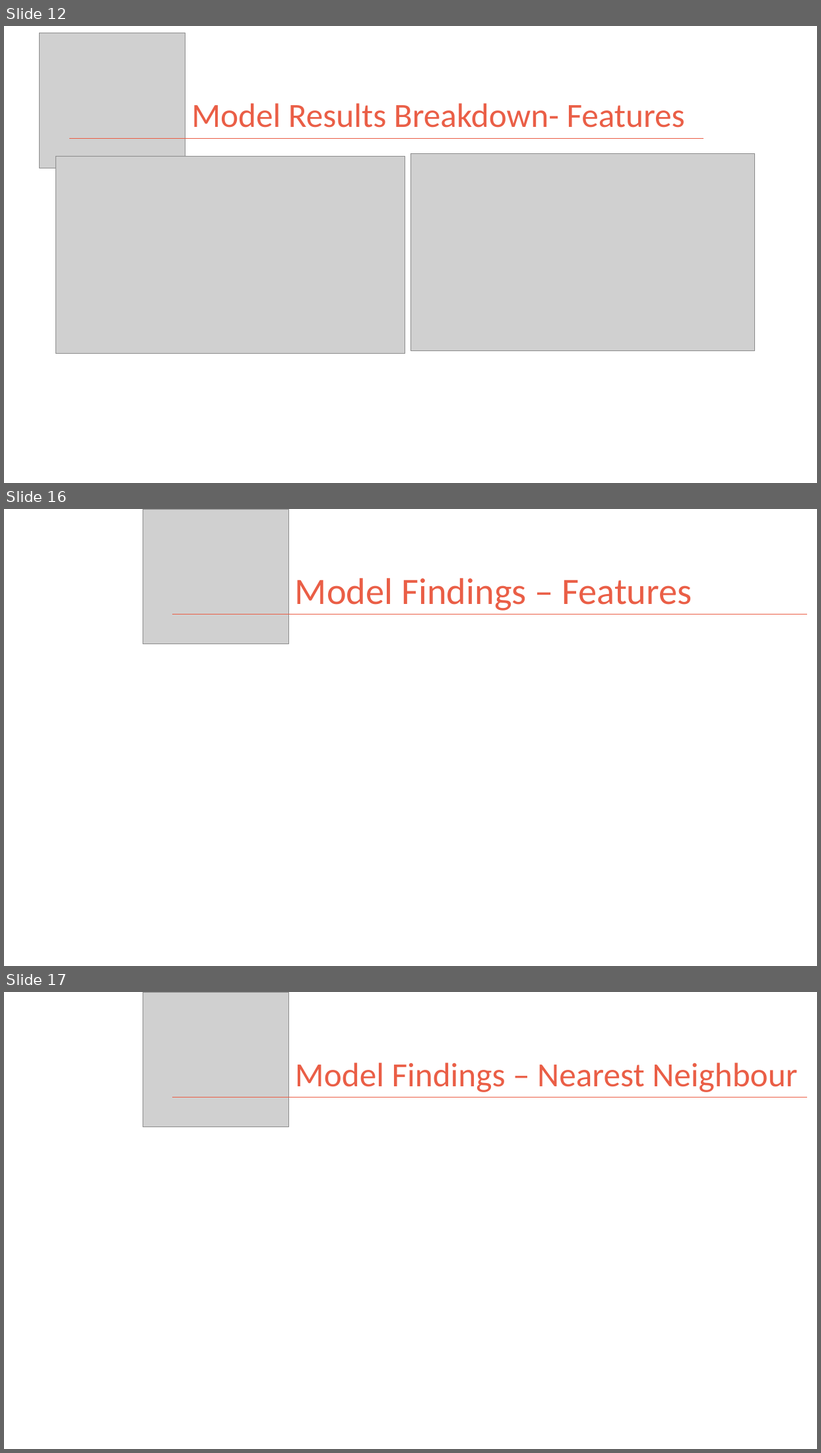
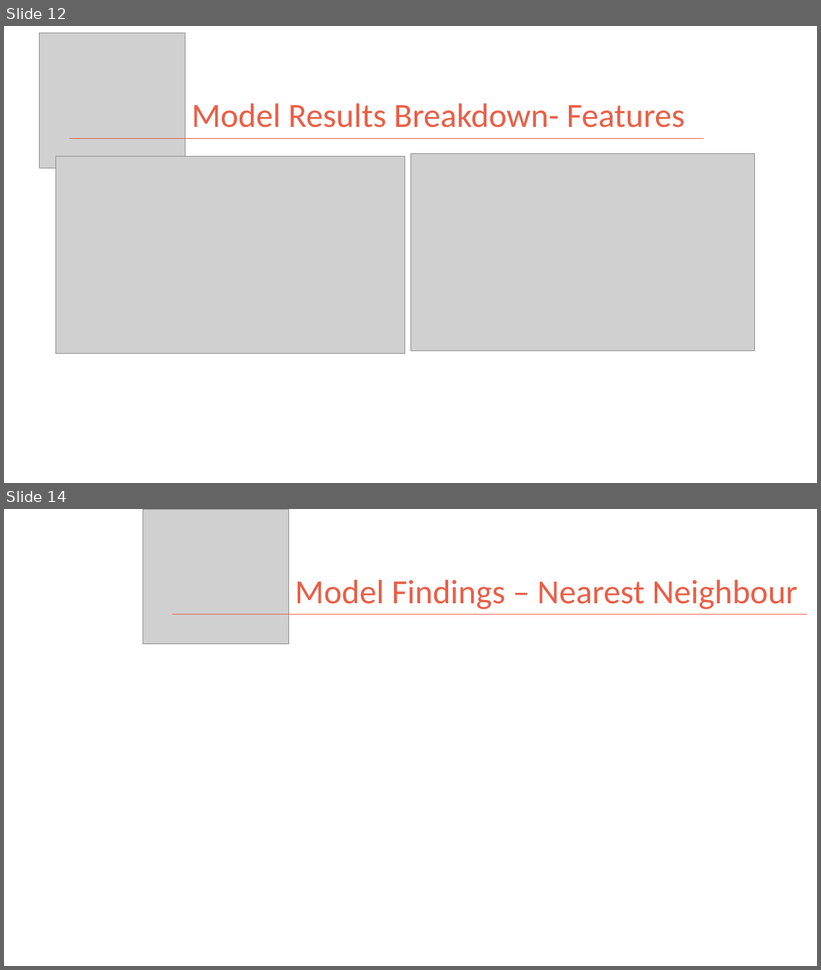
Before and after one commit to kman4/AirbnbPredictions, a slide deck: Airbnb Price Predictions (Model).pptx. Shown one above the other, each under a label of ours: slides 12, 16 and 17 before the commit, slides 12 and 14 after it; the slides between them are not shown. The pictures are 821x1453 and 821x970 pixels, drawn with LibreOffice and Linux fonts; fonts in the diff are those of the drawing; grey boxes stand for pictures. Boxes give left, top, right and bottom in pixels: in the first picture for what was removed or moved away, otherwise in the second. Text is boxed around its words. In the diff, an @@ line names an element or a change of style, - is before the commit and + after.

Commit message:
powerpoint update & add image

```diff
--- a/Airbnb Price Predictions (Model).pptx
+++ b/Airbnb Price Predictions (Model).pptx
@@ slide 16 removed at bbox=[4, 509, 817, 966], background #FFFFFF @@
@@ picture removed at bbox=[143, 509, 289, 644] @@
@@ title removed at bbox=[295, 578, 692, 611] @@
-Model Findings – Features
@@ line removed from (172, 614) to (807, 614) @@
@@ what was slide 17 is now slide 14 @@
```
Also in this commit, not shown: 1 slide added, 3 other slides removed, 1 other file.
